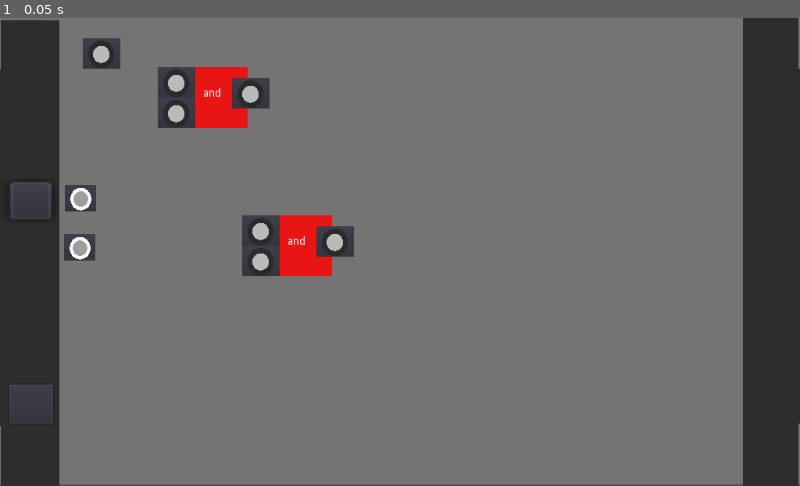
Above: before the commit, frame 1.
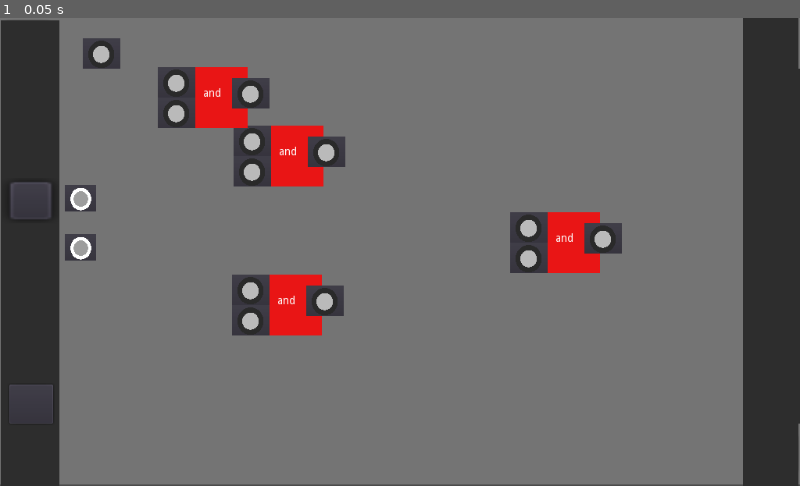
Above: after the commit, the same moment.

Repository: Boyquotes/Logic_Gates
Game: Godot game, scene res://Control.tscn
The game is run twice, just before and just after one commit, with the same random seed, the same clock (stepped at 60 frames per second) and the same inputs. This scene is started directly instead of the project's main scene.
Inputs:
- Up to frame 1 (0.05 s): no input

The runs differ from the first frame. In frame 1, 6.6% of the frame differs, in the area x 0-78%, y 10-88%.

Commit message:
plugs in gates can now link with eachother

Diff:
--- a/board.tscn
+++ b/board.tscn
@@ -6,9 +6,9 @@
 [ext_resource path="res://gate.tscn" type="PackedScene" id=5]
 
 [node name="board" type="ColorRect"]
-margin_left = -2.86688
+margin_left = -1.92297
 margin_top = -8.0
-margin_right = 1052.13
+margin_right = 1053.08
 margin_bottom = 599.0
 color = Color( 0.458824, 0.458824, 0.458824, 1 )
 __meta__ = {
@@ -38,10 +38,22 @@
 }
 
 [node name="gate" parent="." instance=ExtResource( 5 )]
-margin_left = 337.686
-margin_top = 262.238
-margin_right = 377.686
-margin_bottom = 302.238
+margin_left = 323.528
+margin_top = 337.748
+margin_right = 363.528
+margin_bottom = 377.748
+
+[node name="gate2" parent="." instance=ExtResource( 5 )]
+margin_left = 680.313
+margin_top = 257.519
+margin_right = 720.313
+margin_bottom = 297.519
+
+[node name="gate3" parent="." instance=ExtResource( 5 )]
+margin_left = 326.359
+margin_top = 147.085
+margin_right = 366.359
+margin_bottom = 187.085
 
 [node name="add_output" type="Button" parent="."]
 margin_left = 972.281
--- a/plug.gd
+++ b/plug.gd
@@ -53,15 +53,19 @@
 					if i.selected == true:
 						i.lead = self
 
-			#TODO this shit is currently useless
 			if c:
 				for i in board.get_children():
-					if "plug" in i.get_name():
-						if i.selected:
-							if not out:
-								lead = i
-							else:
-								i.lead = self
+					var nm = i.get_name()
+					if not "input_board" in nm and not "output_board" in nm and not "remove_out" in nm and not "add_output" in nm:
+						for ii in i.get_children():
+							if "Label" in ii.get_name():
+								continue
+							if out != ii.out and ii.selected:
+								if out:
+									ii.lead = self
+								else:
+									lead = ii
+
 		if p:
 			p = false
 		else:
